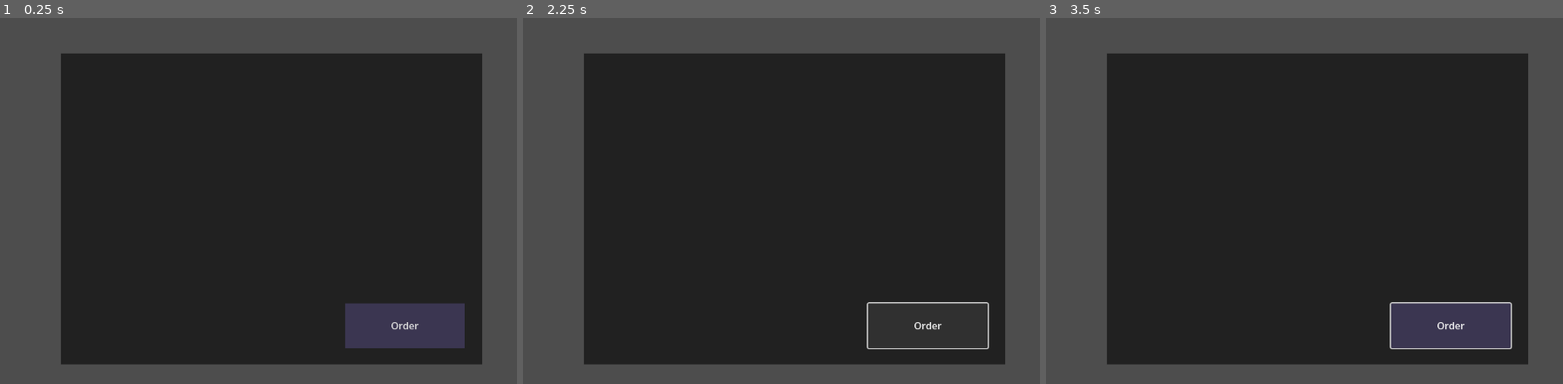
Above: before the commit, frames 1-3 (left to right).
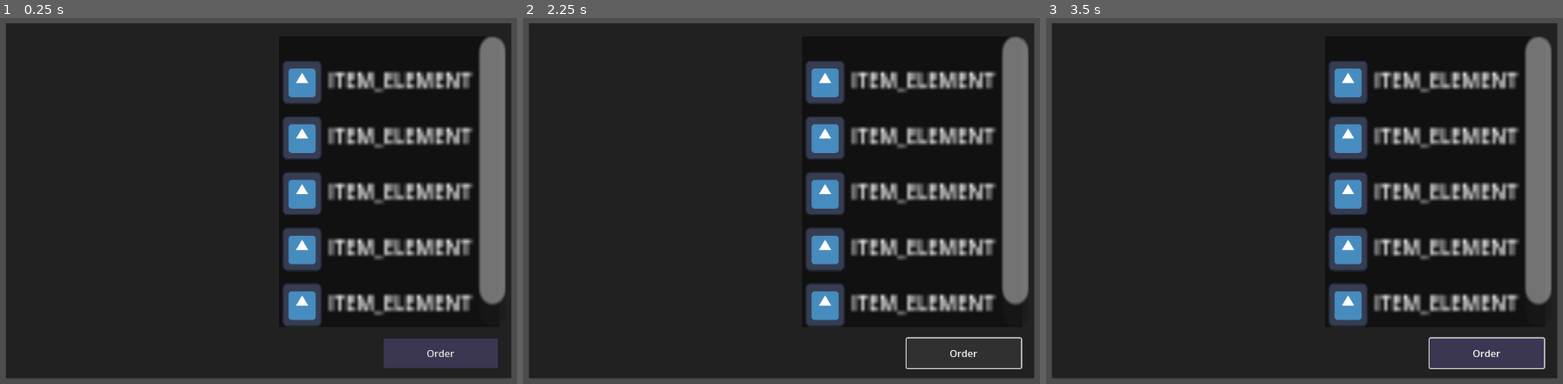
Above: after the commit, the same moments.

Repository: colorfulparadox/ASU-Capstone-TrainingGame
Game: Godot game, scene res://nodes/kitchen_node.tscn
Same seed, same stepped clock (60 frames per second), same inputs: the game is played once before the commit and once after it. The engine's default icon, where the game draws it, is replaced by a stand-in: a white triangle on a blue panel in a dark square.
Inputs (mouse positions are in pixels of both pictures, inside the frame that each line leads up to):
- Up to frame 1 (0.25 s): no input
- Up to frame 2 (2.25 s): click "Order" at 0.5 s; click (802, 54) at 1.27 s; click "Order" at 2 s
- Up to frame 3 (3.5 s): click (1325, 54) at 2.77 s

The runs differ from the first frame. In frame 1, 37% of the frame differs, in the area x 1-99%, y 1-99%; in frame 2, 36%; in frame 3, 37%.

Commit message:
kitchen push 2

Diff:
--- /dev/null
+++ b/game/nodes/item_element.tscn
@@ -0,0 +1,33 @@
+[gd_scene load_steps=3 format=3 uid="uid://ddkpy08cnq2ct"]
+
+[ext_resource type="Texture2D" uid="uid://or5wbmpfnah1" path="res://icon.svg" id="1_oacdo"]
+
+[sub_resource type="LabelSettings" id="LabelSettings_shklf"]
+font_size = 6
+
+[node name="item_element" type="MarginContainer"]
+offset_right = 124.0
+offset_bottom = 24.0
+theme_override_constants/margin_top = 5
+theme_override_constants/margin_bottom = 5
+
+[node name="Button" type="Button" parent="."]
+layout_mode = 2
+
+[node name="TextureRect" type="TextureRect" parent="Button"]
+layout_mode = 2
+offset_left = 1.0
+offset_top = 1.0
+offset_right = 13.0
+offset_bottom = 12.0
+texture = ExtResource("1_oacdo")
+expand_mode = 1
+
+[node name="Label" type="Label" parent="Button/TextureRect"]
+layout_mode = 2
+offset_left = 14.0
+offset_right = 89.0
+offset_bottom = 12.0
+text = "ITEM_ELEMENT"
+label_settings = SubResource("LabelSettings_shklf")
+uppercase = true
--- a/game/nodes/kitchen_node.tscn
+++ b/game/nodes/kitchen_node.tscn
@@ -1,4 +1,6 @@
-[gd_scene load_steps=3 format=3 uid="uid://dib3lc5a1m1by"]
+[gd_scene load_steps=4 format=3 uid="uid://dib3lc5a1m1by"]
+
+[ext_resource type="PackedScene" uid="uid://ddkpy08cnq2ct" path="res://nodes/item_element.tscn" id="1_vjgwi"]
 
 [sub_resource type="StyleBoxFlat" id="StyleBoxFlat_jqsru"]
 bg_color = Color(0.230881, 0.211313, 0.316629, 1)
@@ -6,7 +8,7 @@
 [sub_resource type="Theme" id="Theme_acsyf"]
 Button/styles/normal = SubResource("StyleBoxFlat_jqsru")
 
-[node name="KitchenUI" type="Control"]
+[node name="kitchen_node" type="Control"]
 layout_mode = 3
 anchors_preset = 8
 anchor_left = 0.5
@@ -19,28 +21,51 @@
 
 [node name="ColorRect" type="ColorRect" parent="."]
 layout_mode = 0
-offset_left = -337.0
-offset_top = -248.0
-offset_right = 360.0
-offset_bottom = 267.0
+offset_left = -428.0
+offset_top = -298.0
+offset_right = 408.0
+offset_bottom = 290.0
 color = Color(0, 0, 0, 0.568627)
 
-[node name="ScrollContainer" type="ScrollContainer" parent="."]
+[node name="Button" type="Button" parent="ColorRect"]
 layout_mode = 0
-offset_left = -321.0
-offset_top = -225.0
-offset_right = -17.0
-offset_bottom = 251.0
+offset_left = 625.0
+offset_top = 522.0
+offset_right = 814.0
+offset_bottom = 571.0
+text = "Order"
 
-[node name="VBoxContainer" type="VBoxContainer" parent="ScrollContainer"]
+[node name="ColorRect" type="ColorRect" parent="ColorRect"]
+layout_mode = 0
+offset_left = 452.0
+offset_top = 22.0
+offset_right = 519.0
+offset_bottom = 95.0
+scale = Vector2(5.42851, 6.586)
+color = Color(0, 0, 0, 0.466667)
+
+[node name="ScrollContainer" type="ScrollContainer" parent="ColorRect/ColorRect"]
+layout_mode = 0
+offset_right = 69.0
+offset_bottom = 73.0
+
+[node name="VBoxContainer" type="VBoxContainer" parent="ColorRect/ColorRect/ScrollContainer"]
 layout_mode = 2
-size_flags_horizontal = 3
-size_flags_vertical = 3
 
-[node name="Button" type="Button" parent="."]
-layout_mode = 0
-offset_left = 133.0
-offset_top = 166.0
-offset_right = 331.0
-offset_bottom = 240.0
-text = "Order"
+[node name="item_element" parent="ColorRect/ColorRect/ScrollContainer/VBoxContainer" instance=ExtResource("1_vjgwi")]
+layout_mode = 2
+
+[node name="item_element2" parent="ColorRect/ColorRect/ScrollContainer/VBoxContainer" instance=ExtResource("1_vjgwi")]
+layout_mode = 2
+
+[node name="item_element3" parent="ColorRect/ColorRect/ScrollContainer/VBoxContainer" instance=ExtResource("1_vjgwi")]
+layout_mode = 2
+
+[node name="item_element4" parent="ColorRect/ColorRect/ScrollContainer/VBoxContainer" instance=ExtResource("1_vjgwi")]
+layout_mode = 2
+
+[node name="item_element5" parent="ColorRect/ColorRect/ScrollContainer/VBoxContainer" instance=ExtResource("1_vjgwi")]
+layout_mode = 2
+
+[node name="item_element6" parent="ColorRect/ColorRect/ScrollContainer/VBoxContainer" instance=ExtResource("1_vjgwi")]
+layout_mode = 2
